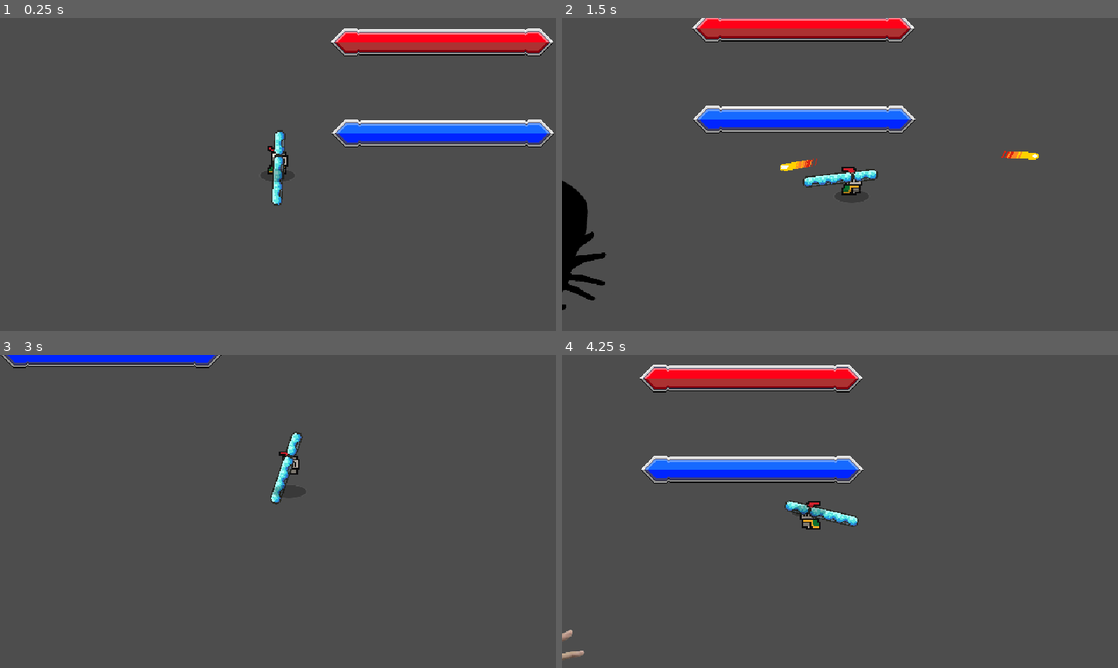
Above: before the commit, frames 1-4 (two rows, left to right).
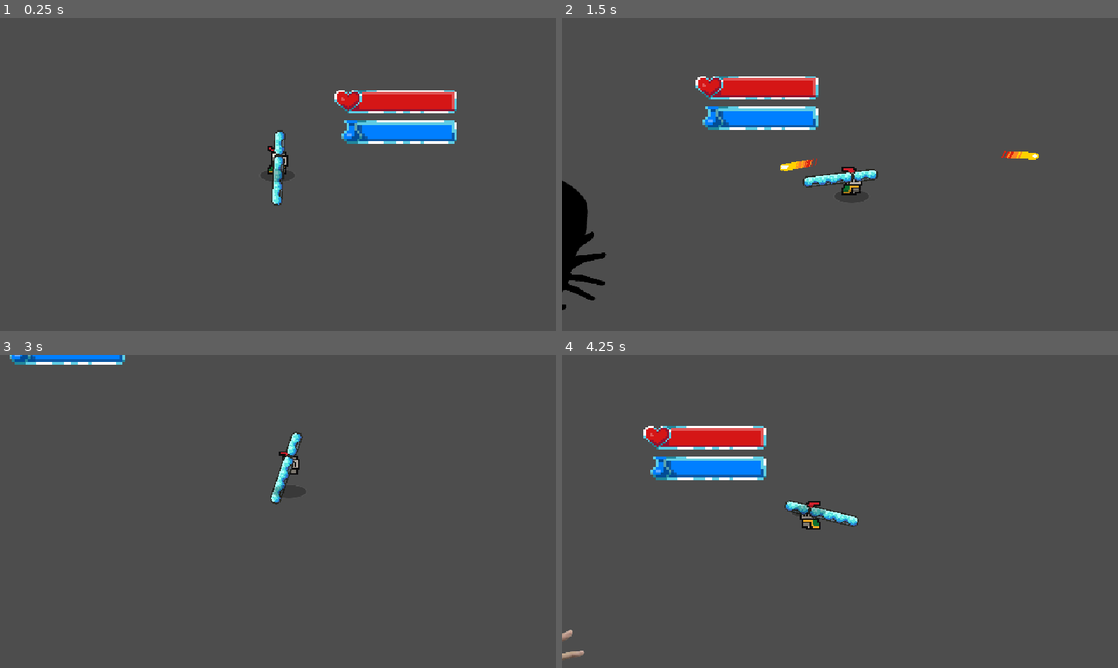
Above: after the commit, the same moments.

Repository: LicoRyte/PSCP--NoIWasTheJudge
Game: Godot game, scene res://Scene/test_scene/Jeen_test_sceme.tscn
Two runs of this game, one before a commit and one after it. Both use one fixed random seed, a clock stepped at 60 frames per second and the inputs below. The project has no main scene, so this scene is started directly.
Inputs (mouse positions are in pixels of both pictures, inside the frame that each line leads up to):
- Up to frame 1 (0.25 s): no input
- Up to frame 2 (1.5 s): tap Enter at 0.5 s; move the mouse to (962, 158) at 0.52 s; hold D (Right) 0.53-1.28 s; tap Shift (Dash) at 0.6 s; click (962, 158) at 0.67 s; move the mouse to (728, 190) at 1.27 s; hold S (Down) from 1.28 s (still down); click (728, 190) at 1.35 s
- Up to frame 3 (3 s): move the mouse to (333, 442) at 2.02 s; release S (Down) at 2.03 s; hold D (Right) 2.03-2.78 s; tap R (Relode) at 2.1 s; move the mouse to (250, 574) at 2.77 s; hold W (Up) from 2.78 s (still down); tap Space (Space) at 2.85 s; click (250, 574) at 2.92 s
- Up to frame 4 (4.25 s): move the mouse to (1006, 558) at 3.52 s; release W (Up) at 3.53 s; hold A (Left) from 3.53 s (still down); tap J (spawn_mob) at 3.6 s

The runs differ from the first frame. In frame 1, 7.5% of the frame differs, in the area x 59-100%, y 3-42%; in frame 2, 7.2%; in frame 3, 1.4%; in frame 4, 7.5%, in the area x 14-55%, y 3-42%.

Commit message:
new health stamina bar

Diff:
--- a/Scene/UX,UI_scene/healthbar.tscn
+++ b/Scene/UX,UI_scene/healthbar.tscn
@@ -1,7 +1,7 @@
 [gd_scene load_steps=4 format=3 uid="uid://dto6cmyu6rhds"]
 
-[ext_resource type="Texture2D" uid="uid://w5w2u7cntoo3" path="res://Asset/art/bg.png" id="1_dxt1e"]
-[ext_resource type="Texture2D" uid="uid://drcgsajx8nfne" path="res://Asset/art/red.png" id="2_wdmdv"]
+[ext_resource type="Texture2D" uid="uid://b7axov3dcwgkp" path="res://Asset/art/healthbar.png" id="1_dxt1e"]
+[ext_resource type="Texture2D" uid="uid://371l0hxjmr13" path="res://Asset/art/progresshealthbar.png" id="2_wdmdv"]
 [ext_resource type="Script" uid="uid://enrvnudjhypj" path="res://Scripts/UX,UI_scripts/healthBar.gd" id="3_61wsu"]
 
 [node name="healthbar" type="TextureProgressBar"]
@@ -14,6 +14,6 @@
 offset_bottom = 59.0
 grow_horizontal = 0
 value = 100.0
-texture_under = ExtResource("1_dxt1e")
+texture_over = ExtResource("1_dxt1e")
 texture_progress = ExtResource("2_wdmdv")
 script = ExtResource("3_61wsu")
--- /dev/null
+++ b/Scene/UX,UI_scene/main_menu.tscn
@@ -0,0 +1,197 @@
+[gd_scene load_steps=10 format=3 uid="uid://h2yvbyswd8lv"]
+
+[ext_resource type="Texture2D" uid="uid://dd0oj87l0aqqu" path="res://Asset/pic/EX_main_menu.png" id="1_87ipw"]
+[ext_resource type="Script" uid="uid://bxi711nbb7suf" path="res://Scripts/UX,UI_scripts/main_menu.gd" id="1_hii65"]
+[ext_resource type="FontFile" uid="uid://bey25u66egtkf" path="res://Asset/font/Daydream DEMO.otf" id="2_hii65"]
+
+[sub_resource type="StyleBoxTexture" id="StyleBoxTexture_kqsxi"]
+texture = ExtResource("1_87ipw")
+modulate_color = Color(0.64193404, 0.6419339, 0.6419342, 1)
+
+[sub_resource type="FontFile" id="FontFile_npse5"]
+cache/0/30/0/ascent = 0.0
+cache/0/30/0/descent = 0.0
+cache/0/30/0/underline_position = 0.0
+cache/0/30/0/underline_thickness = 0.0
+cache/0/30/0/scale = 1.0
+cache/0/16/0/ascent = 0.0
+cache/0/16/0/descent = 0.0
+cache/0/16/0/underline_position = 0.0
+cache/0/16/0/underline_thickness = 0.0
+cache/0/16/0/scale = 1.0
+cache/0/29/0/ascent = 0.0
+cache/0/29/0/descent = 0.0
+cache/0/29/0/underline_position = 0.0
+cache/0/29/0/underline_thickness = 0.0
+cache/0/29/0/scale = 1.0
+cache/0/28/0/ascent = 0.0
+cache/0/28/0/descent = 0.0
+cache/0/28/0/underline_position = 0.0
+cache/0/28/0/underline_thickness = 0.0
+cache/0/28/0/scale = 1.0
+cache/0/27/0/ascent = 0.0
+cache/0/27/0/descent = 0.0
+cache/0/27/0/underline_position = 0.0
+cache/0/27/0/underline_thickness = 0.0
+cache/0/27/0/scale = 1.0
+cache/0/26/0/ascent = 0.0
+cache/0/26/0/descent = 0.0
+cache/0/26/0/underline_position = 0.0
+cache/0/26/0/underline_thickness = 0.0
+cache/0/26/0/scale = 1.0
+cache/0/25/0/ascent = 0.0
+cache/0/25/0/descent = 0.0
+cache/0/25/0/underline_position = 0.0
+cache/0/25/0/underline_thickness = 0.0
+cache/0/25/0/scale = 1.0
+cache/0/24/0/ascent = 0.0
+cache/0/24/0/descent = 0.0
+cache/0/24/0/underline_position = 0.0
+cache/0/24/0/underline_thickness = 0.0
+cache/0/24/0/scale = 1.0
+cache/0/23/0/ascent = 0.0
+cache/0/23/0/descent = 0.0
+cache/0/23/0/underline_position = 0.0
+cache/0/23/0/underline_thickness = 0.0
+cache/0/23/0/scale = 1.0
+cache/0/22/0/ascent = 0.0
+cache/0/22/0/descent = 0.0
+cache/0/22/0/underline_position = 0.0
+cache/0/22/0/underline_thickness = 0.0
+cache/0/22/0/scale = 1.0
+cache/0/21/0/ascent = 0.0
+cache/0/21/0/descent = 0.0
+cache/0/21/0/underline_position = 0.0
+cache/0/21/0/underline_thickness = 0.0
+cache/0/21/0/scale = 1.0
+cache/0/20/0/ascent = 0.0
+cache/0/20/0/descent = 0.0
+cache/0/20/0/underline_position = 0.0
+cache/0/20/0/underline_thickness = 0.0
+cache/0/20/0/scale = 1.0
+
+[sub_resource type="StyleBoxFlat" id="StyleBoxFlat_ftydy"]
+bg_color = Color(1, 1, 1, 1)
+corner_radius_top_left = 12
+corner_radius_top_right = 12
+corner_radius_bottom_right = 12
+corner_radius_bottom_left = 12
+shadow_size = 5
+shadow_offset = Vector2(0, 3.41)
+
+[sub_resource type="StyleBoxFlat" id="StyleBoxFlat_87ipw"]
+bg_color = Color(0.50534403, 0.5053441, 0.50534403, 1)
+corner_radius_top_left = 12
+corner_radius_top_right = 12
+corner_radius_bottom_right = 12
+corner_radius_bottom_left = 12
+shadow_size = 5
+shadow_offset = Vector2(0, 3.41)
+
+[sub_resource type="StyleBoxFlat" id="StyleBoxFlat_hii65"]
+bg_color = Color(0.5729885, 0.57298815, 0.57298833, 1)
+corner_radius_top_left = 12
+corner_radius_top_right = 12
+corner_radius_bottom_right = 12
+corner_radius_bottom_left = 12
+shadow_size = 5
+shadow_offset = Vector2(0, 3.41)
+
+[sub_resource type="StyleBoxEmpty" id="StyleBoxEmpty_87ipw"]
+
+[node name="MainMenu" type="Control"]
+layout_mode = 3
+anchors_preset = 15
+anchor_right = 1.0
+anchor_bottom = 1.0
+grow_horizontal = 2
+grow_vertical = 2
+script = ExtResource("1_hii65")
+
+[node name="Panel" type="Panel" parent="."]
+layout_mode = 1
+anchors_preset = 15
+anchor_right = 1.0
+anchor_bottom = 1.0
+grow_horizontal = 2
+grow_vertical = 2
+theme_override_styles/panel = SubResource("StyleBoxTexture_kqsxi")
+
+[node name="VBoxContainer" type="VBoxContainer" parent="."]
+layout_mode = 1
+anchors_preset = 7
+anchor_left = 0.5
+anchor_top = 1.0
+anchor_right = 0.5
+anchor_bottom = 1.0
+offset_left = -87.75
+offset_top = -127.0
+offset_right = 87.75
+offset_bottom = -35.0
+grow_horizontal = 2
+grow_vertical = 0
+
+[node name="Button" type="Button" parent="VBoxContainer"]
+layout_mode = 2
+theme_override_colors/font_color = Color(0, 0, 0, 1)
+theme_override_colors/font_focus_color = Color(0, 0, 0, 1)
+theme_override_colors/font_pressed_color = Color(0, 0, 0, 1)
+theme_override_colors/font_hover_color = Color(0, 0, 0, 1)
+theme_override_fonts/font = SubResource("FontFile_npse5")
+theme_override_font_sizes/font_size = 20
+theme_override_styles/normal = SubResource("StyleBoxFlat_ftydy")
+theme_override_styles/pressed = SubResource("StyleBoxFlat_87ipw")
+theme_override_styles/hover = SubResource("StyleBoxFlat_hii65")
+theme_override_styles/focus = SubResource("StyleBoxEmpty_87ipw")
+text = "Start game"
+
+[node name="Button2" type="Button" parent="VBoxContainer"]
+layout_mode = 2
+theme_override_colors/font_color = Color(0, 0, 0, 1)
+theme_override_colors/font_focus_color = Color(0, 0, 0, 1)
+theme_override_colors/font_pressed_color = Color(0, 0, 0, 1)
+theme_override_colors/font_hover_color = Color(0, 0, 0, 1)
+theme_override_fonts/font = SubResource("FontFile_npse5")
+theme_override_font_sizes/font_size = 20
+theme_override_styles/normal = SubResource("StyleBoxFlat_ftydy")
+theme_override_styles/pressed = SubResource("StyleBoxFlat_87ipw")
+theme_override_styles/hover = SubResource("StyleBoxFlat_hii65")
+theme_override_styles/focus = SubResource("StyleBoxEmpty_87ipw")
+text = "Options"
+
+[node name="Button3" type="Button" parent="VBoxContainer"]
+layout_mode = 2
+theme_override_colors/font_color = Color(0, 0, 0, 1)
+theme_override_colors/font_focus_color = Color(0, 0, 0, 1)
+theme_override_colors/font_pressed_color = Color(0, 0, 0, 1)
+theme_override_colors/font_hover_color = Color(0, 0, 0, 1)
+theme_override_fonts/font = SubResource("FontFile_npse5")
+theme_override_font_sizes/font_size = 20
+theme_override_styles/normal = SubResource("StyleBoxFlat_ftydy")
+theme_override_styles/pressed = SubResource("StyleBoxFlat_87ipw")
+theme_override_styles/hover = SubResource("StyleBoxFlat_hii65")
+theme_override_styles/focus = SubResource("StyleBoxEmpty_87ipw")
+text = "Exit"
+
+[node name="Label" type="Label" parent="."]
+layout_mode = 1
+anchors_preset = 5
+anchor_left = 0.5
+anchor_right = 0.5
+offset_left = -135.5
+offset_top = 47.0
+offset_right = 135.5
+offset_bottom = 130.0
+grow_horizontal = 2
+theme_override_colors/font_shadow_color = Color(0, 0, 0, 0)
+theme_override_colors/font_outline_color = Color(0, 0, 0, 1)
+theme_override_constants/outline_size = 8
+theme_override_fonts/font = ExtResource("2_hii65")
+theme_override_font_sizes/font_size = 17
+text = "No I WAS THE JUDGE"
+horizontal_alignment = 1
+vertical_alignment = 1
+
+[connection signal="pressed" from="VBoxContainer/Button" to="." method="_on_Start_button_pressed"]
+[connection signal="pressed" from="VBoxContainer/Button2" to="." method="_on_Setting_button_2_pressed"]
+[connection signal="pressed" from="VBoxContainer/Button3" to="." method="_on_Exit_button_3_pressed"]
--- a/Scene/UX,UI_scene/staminabar.tscn
+++ b/Scene/UX,UI_scene/staminabar.tscn
@@ -1,7 +1,7 @@
 [gd_scene load_steps=4 format=3 uid="uid://0u3t2qlvq814"]
 
-[ext_resource type="Texture2D" uid="uid://w5w2u7cntoo3" path="res://Asset/art/bg.png" id="1_msh4l"]
-[ext_resource type="Texture2D" uid="uid://bq407b24ff0i4" path="res://Asset/art/blue.png" id="2_la0k0"]
+[ext_resource type="Texture2D" uid="uid://btjasnpm37k5q" path="res://Asset/art/staminabar.png" id="1_msh4l"]
+[ext_resource type="Texture2D" uid="uid://bir6mlvrp4e8r" path="res://Asset/art/progressstaminabar.png" id="2_la0k0"]
 [ext_resource type="Script" uid="uid://c223pid3r2p13" path="res://Scripts/UX,UI_scripts/staminabar.gd" id="3_838yu"]
 
 [node name="staminabar" type="TextureProgressBar"]
@@ -17,6 +17,6 @@
 grow_horizontal = 0
 grow_vertical = 2
 value = 100.0
-texture_under = ExtResource("1_msh4l")
+texture_over = ExtResource("1_msh4l")
 texture_progress = ExtResource("2_la0k0")
 script = ExtResource("3_838yu")
--- a/Scene/test_scene/Jeen_test_sceme.tscn
+++ b/Scene/test_scene/Jeen_test_sceme.tscn
@@ -13,15 +13,15 @@
 [node name="Player" parent="." instance=ExtResource("1_sdf0p")]
 
 [node name="healthbar" parent="." instance=ExtResource("3_httfq")]
-offset_left = 61.0
-offset_top = -176.0
-offset_right = 317.0
-offset_bottom = -128.0
+offset_left = 64.0
+offset_top = -97.0
+offset_right = 704.0
+offset_bottom = 263.0
 
 [node name="staminabar2" parent="." instance=ExtResource("4_rkymw")]
-offset_left = 62.0
-offset_top = -71.0
-offset_right = 318.0
-offset_bottom = -23.0
+offset_left = 64.0
+offset_top = -62.0
+offset_right = 704.0
+offset_bottom = 298.0
 
 [connection signal="stamina_changed" from="Player" to="staminabar2" method="_on_player_stamina_changed"]
Binary file added: Asset/art/Sprite-0002.ase
Binary file removed: Asset/art/bg.png
Binary file removed: Asset/art/blue.png
Binary file added: Asset/art/healthbar.png
Not shown, changed: Asset/art/healthbar.png.import
Binary file removed: Asset/art/healthbarProgress.png
Binary file removed: Asset/art/healthbarUnder.png
Binary file added: Asset/art/progresshealthbar.png
Not shown, changed: Asset/art/progresshealthbar.png.import
Binary file added: Asset/art/progressstaminabar.png
Not shown, changed: Asset/art/progressstaminabar.png.import
Binary file removed: Asset/art/red.png
(and 3 more such lines)
